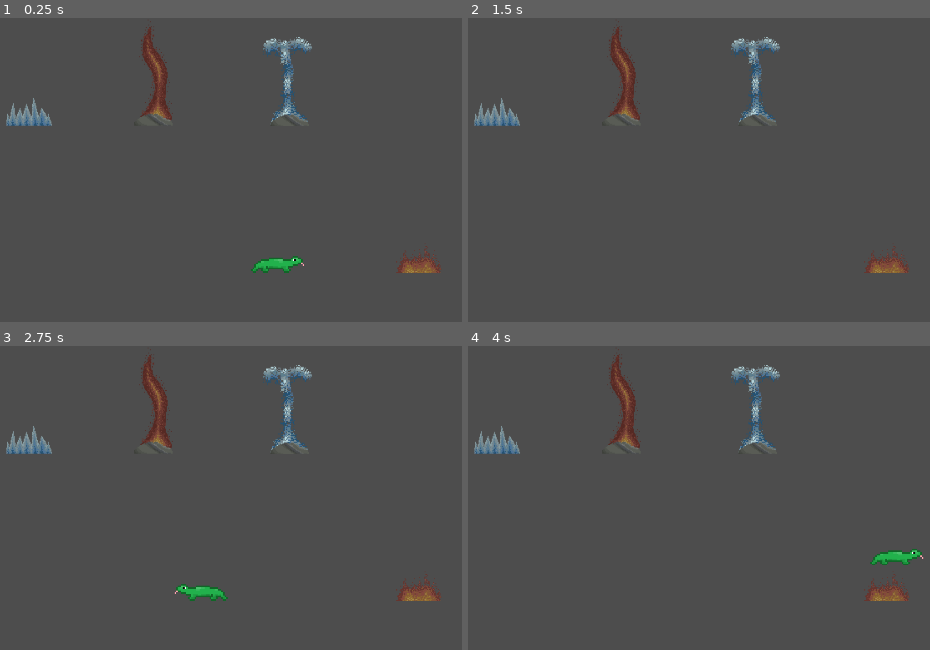
Above: before the commit, frames 1-4 (two rows, left to right).
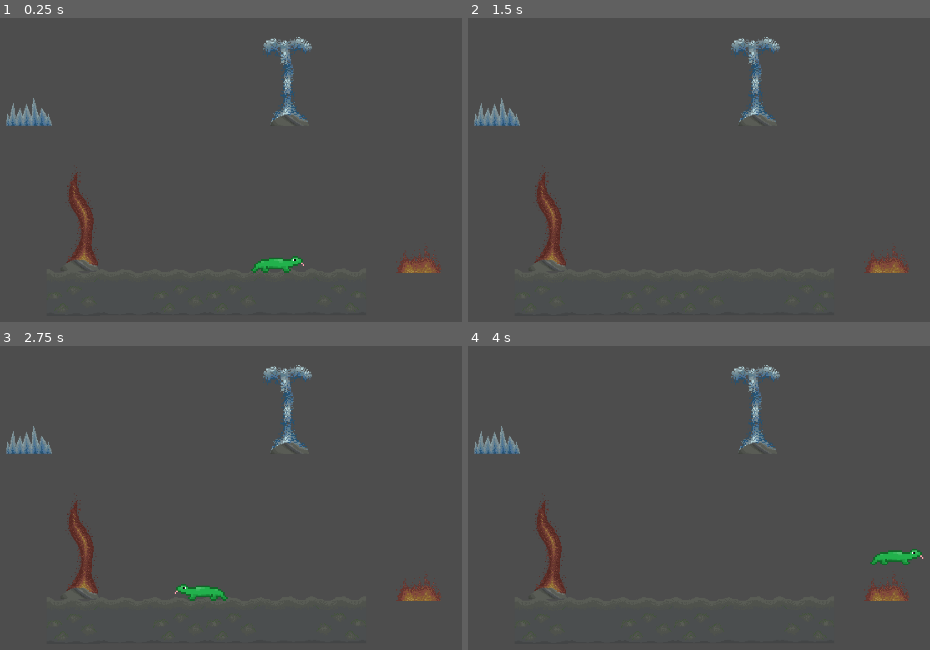
Above: after the commit, the same moments.

Repository: Logan-Voigt/The-Lost-Lizard
Game: Godot game, scene res://src/globals/main.tscn
The game is run twice, just before and just after one commit, with the same random seed, the same clock (stepped at 60 frames per second) and the same inputs.
Inputs:
- Up to frame 1 (0.25 s): no input
- Up to frame 2 (1.5 s): tap Enter at 0.5 s; hold D (move_right) from 0.53 s (still down); tap Space (move_jump) at 0.77 s
- Up to frame 3 (2.75 s): tap Space (move_jump) at 1.52 s; release D (move_right) at 2.03 s; hold A (move_left) from 2.03 s (still down)
- Up to frame 4 (4 s): release A (move_left) at 2.78 s; hold D (move_right) from 2.78 s (still down); tap Space (move_jump) at 3.02, 3.77 s

The runs differ from the first frame. In frame 1, 1.8% of the frame differs, in the area x 14-38%, y 0-82%; in frame 2, 1.8%; in frame 3, 1.8%; in frame 4, 1.8%.

Commit message:
added cave ground
3 varients tall, tall no grass, and normal

Diff:
--- a/src/level/level.tscn
+++ b/src/level/level.tscn
@@ -8,6 +8,8 @@
 [ext_resource type="Resource" uid="uid://df2vcbead677s" path="res://resources/obstacles/icy_spikes.tres" id="4_em31m"]
 [ext_resource type="Resource" uid="uid://crr43tlcohfwc" path="res://resources/obstacles/fire_vent.tres" id="5_5vox1"]
 [ext_resource type="Resource" uid="uid://ix4xufgcjw4u" path="res://resources/obstacles/icy_vent.tres" id="7_ob0n7"]
+[ext_resource type="Texture2D" uid="uid://bi62nlomx3kh7" path="res://assets/environment/building_blocks/Cave_tile_tall.png" id="10_5suky"]
+[ext_resource type="Texture2D" uid="uid://cbmlwwpftcefj" path="res://assets/environment/building_blocks/Cave_tile_tall_no_grass.png" id="10_k5trb"]
 
 [sub_resource type="RectangleShape2D" id="RectangleShape2D_ig7tw"]
 size = Vector2(1000, 100)
@@ -52,7 +54,7 @@
 obstacle_hitbox = ExtResource("3_mpbj7")
 
 [node name="Fire Vent" parent="." instance=ExtResource("1_la7um")]
-position = Vector2(659, 258)
+position = Vector2(482, 608)
 obstacle_data = ExtResource("5_5vox1")
 obstacle_hitbox = ExtResource("2_af42n")
 secondary_image = ExtResource("2_xv147")
@@ -62,3 +64,31 @@
 obstacle_data = ExtResource("7_ob0n7")
 obstacle_hitbox = ExtResource("2_af42n")
 secondary_image = ExtResource("2_xv147")
+
+[node name="CaveTileTall3" type="Sprite2D" parent="."]
+position = Vector2(713, 650)
+texture = ExtResource("10_5suky")
+flip_h = true
+
+[node name="CaveTileTall4" type="Sprite2D" parent="."]
+position = Vector2(457, 651)
+texture = ExtResource("10_5suky")
+flip_h = true
+
+[node name="CaveTileTallNoGrass2" type="Sprite2D" parent="."]
+position = Vector2(585, 650)
+texture = ExtResource("10_k5trb")
+flip_h = true
+
+[node name="CaveTileTall" type="Sprite2D" parent="."]
+position = Vector2(1096, 649)
+texture = ExtResource("10_5suky")
+
+[node name="CaveTileTall2" type="Sprite2D" parent="."]
+position = Vector2(840, 650)
+texture = ExtResource("10_5suky")
+flip_h = true
+
+[node name="CaveTileTallNoGrass" type="Sprite2D" parent="."]
+position = Vector2(968, 649)
+texture = ExtResource("10_k5trb")
Binary file added: assets/environment/building_blocks/Cave_tile_tall.png
Not shown, added: assets/environment/building_blocks/Cave_tile_tall.png.import
Binary file added: assets/environment/building_blocks/Cave_tile_tall_no_grass.png
Not shown, added: assets/environment/building_blocks/Cave_tile_tall_no_grass.png.import
Binary file added: assets/environment/building_blocks/cave_tile.png
Not shown, added: assets/environment/building_blocks/cave_tile.png.import
Binary file added: assets/environment/building_blocks/desert_tile.png
Not shown, added: assets/environment/building_blocks/desert_tile.png.import
Binary file added: assets/environment/building_blocks/grass_tile.png
Not shown, added: assets/environment/building_blocks/grass_tile.png.import
Not shown: 1 places in src/level/level.tscn that only renumber resources
